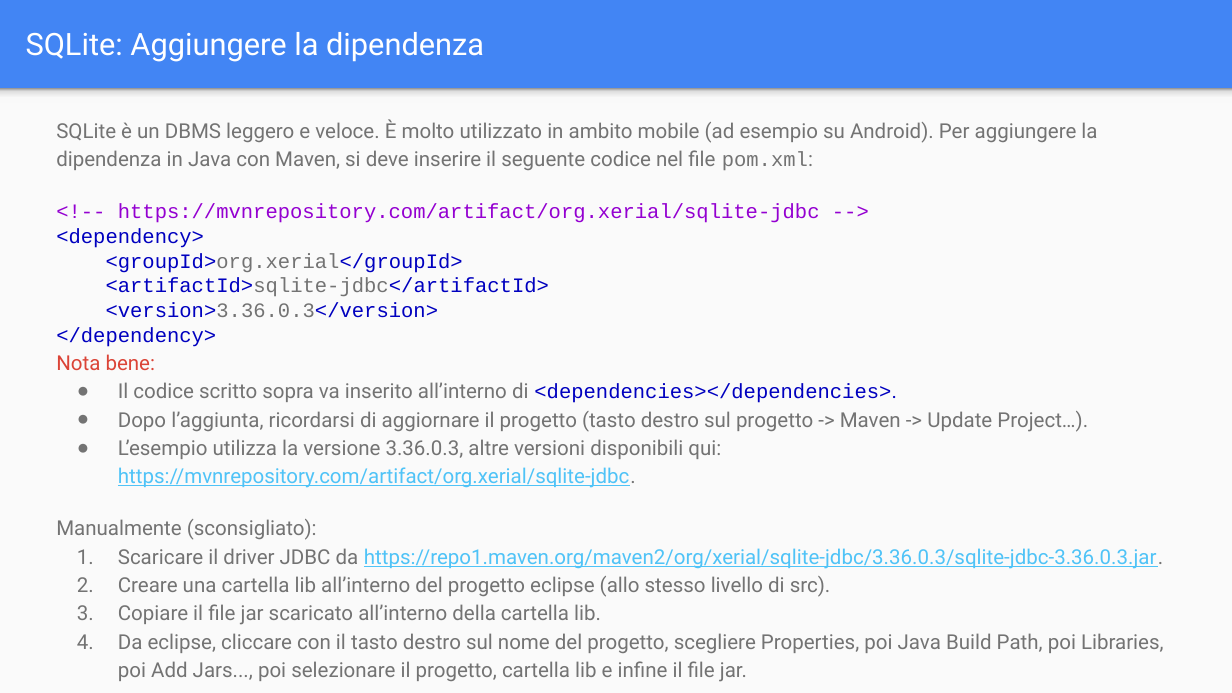
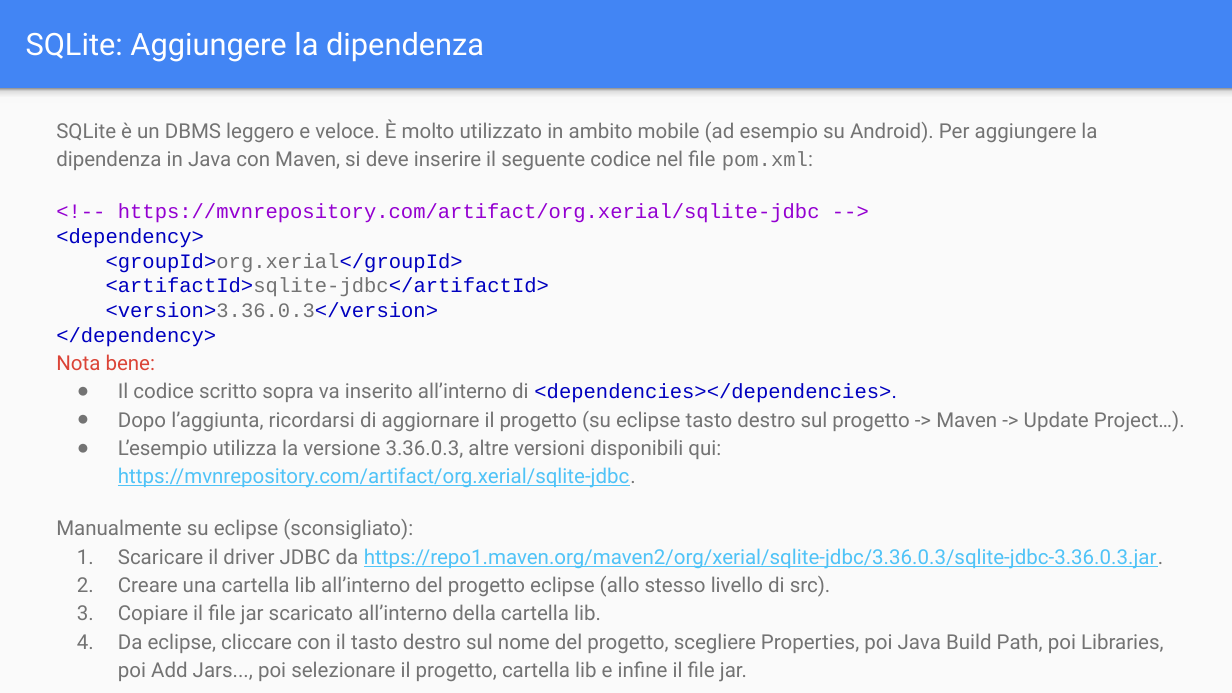
Before and after one commit to Rhaegal222/User-Interface-Design, a slide deck: slide 4 of Slides/3 - Thread e Database/02 - Thread e Database - Database.pptx. Drawn at 1232x693 pixels with LibreOffice and Linux fonts; fonts in the diff are those of the drawing. Boxes give left, top, right and bottom in pixels: in the first picture for what was removed or moved away, otherwise in the second. Text is boxed around its words. In the diff, an @@ line names an element or a change of style, - is before the commit and + after.

```diff
--- a/Slides/3 - Thread e Database/02 - Thread e Database - Database.pptx
+++ b/Slides/3 - Thread e Database/02 - Thread e Database - Database.pptx
@@ text at (x1=118, y1=411, x2=1185, y2=432): text changed @@
-● Dopo l’aggiunta, ricordarsi di aggiornare il progetto (tasto destro sul progetto -> Maven -> Update Project…).
+● Dopo l’aggiunta, ricordarsi di aggiornare il progetto (su eclipse tasto destro sul progetto -> Maven -> Update Project…).
@@ text at (x1=56, y1=519, x2=413, y2=540): text changed @@
-Manualmente (sconsigliato):
+Manualmente su eclipse (sconsigliato):
```
Also in this commit, not shown: 3 other slides changed, 1 slide added, 32 other files.
